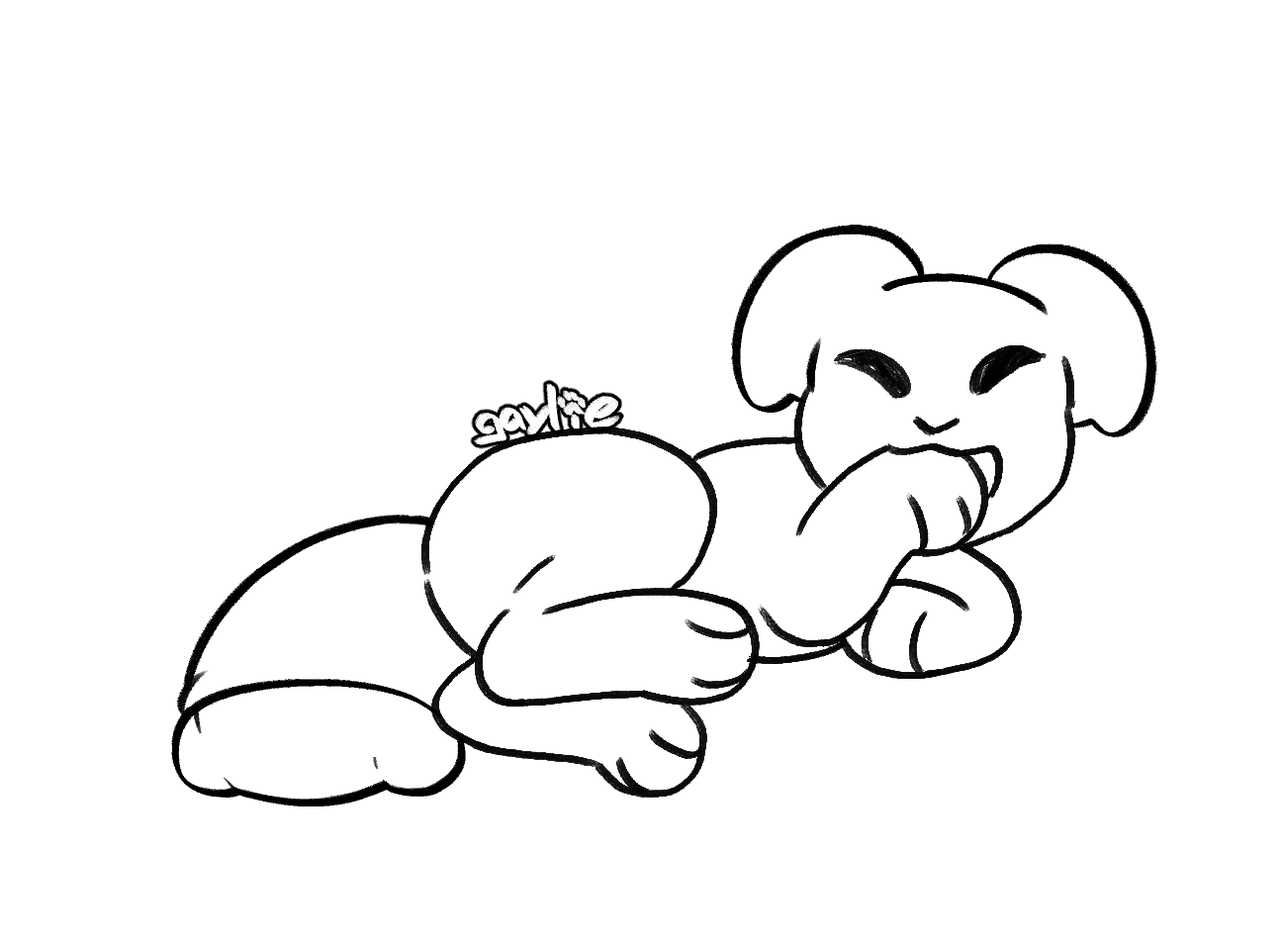
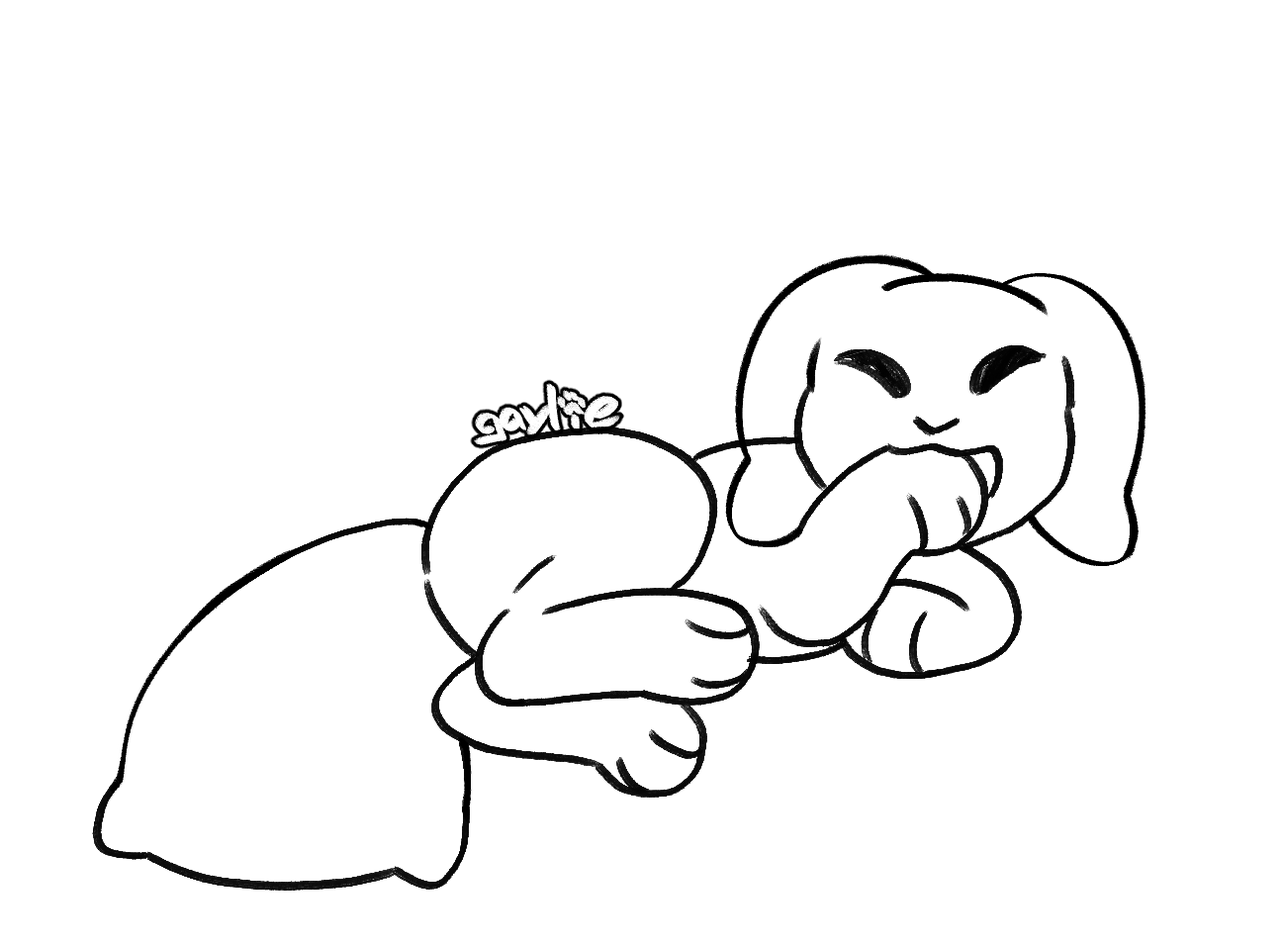
Before/after of a (1282, 948) layered artwork. What changed in the layer stack:
added layer "standard droop" in group "ears" over [725, 254, 1147, 566]
renamed "droop" to "drop", hid it over [731, 224, 1158, 438]
hid "short open" over [171, 514, 467, 807]
showed "closed case" over [92, 515, 472, 891]
